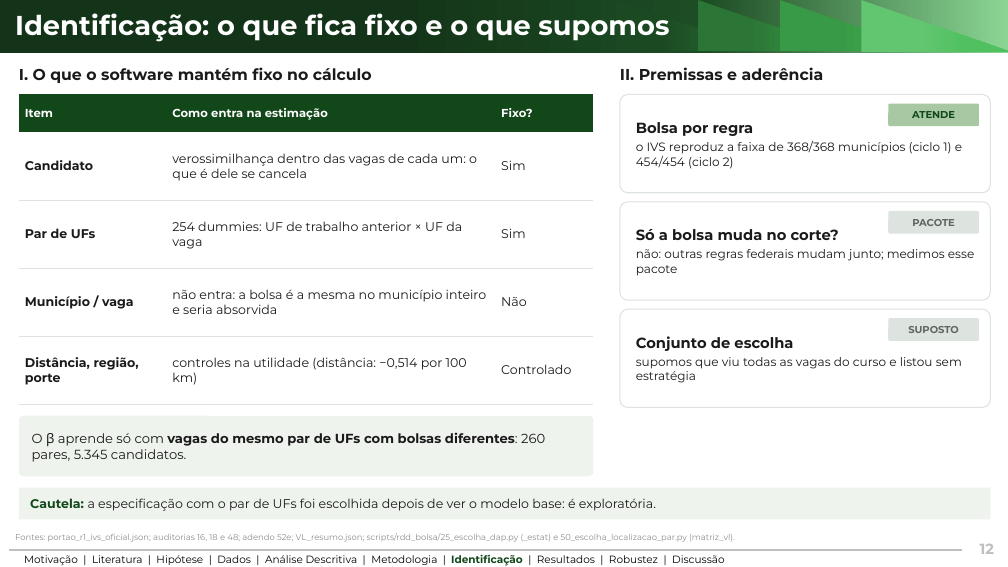
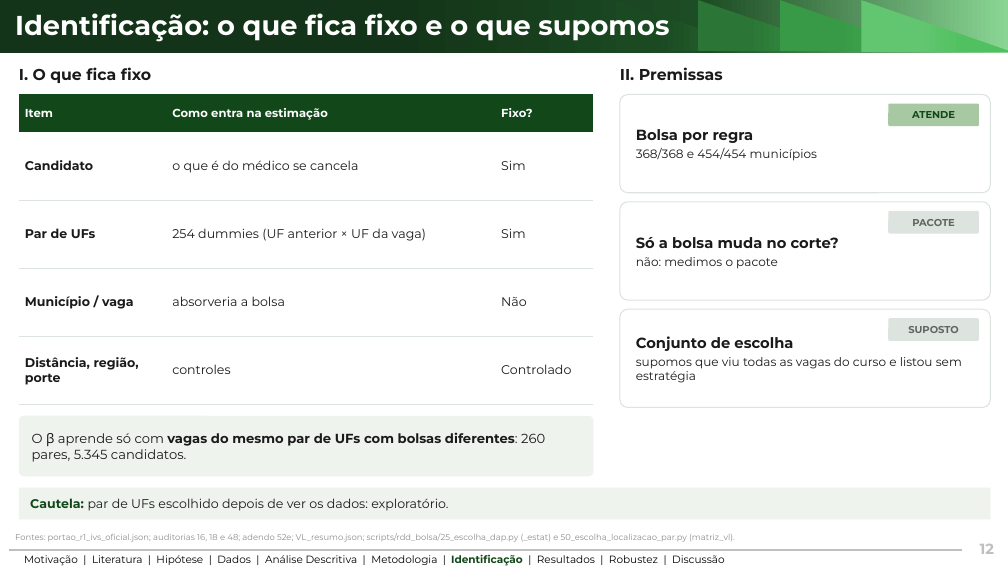
Before and after one commit to ka1victor/impact-eval-health-econ-pmme, a slide deck: slide 12 of output/apresentacao_banca_final/deck_banca_final.pptx. Drawn at 1008x567 pixels with LibreOffice and Linux fonts; fonts in the diff are those of the drawing; background and template pictures are left out. Boxes give left, top, right and bottom in pixels: in the first picture for what was removed or moved away, otherwise in the second. Text is boxed around its words. In the diff, an @@ line names an element or a change of style, - is before the commit and + after.

```diff
--- a/output/apresentacao_banca_final/deck_banca_final.pptx
+++ b/output/apresentacao_banca_final/deck_banca_final.pptx
@@ text at <box>19,67,151,83</box>: text changed @@
-I. O que o software mantém fixo no cálculo
+I. O que fica fixo
@@ text at <box>620,67,723,80</box>: text changed @@
-II. Premissas e aderência
+II. Premissas
@@ table at <box>19,95,594,405</box> @@
-row 2, column 2: verossimilhança dentro das vagas de cada um: o que é dele se cancela
+row 2, column 2: o que é do médico se cancela
-row 3, column 2: 254 dummies: UF de trabalho anterior × UF da vaga
+row 3, column 2: 254 dummies (UF anterior × UF da vaga)
-row 4, column 2: não entra: a bolsa é a mesma no município inteiro e seria absorvida
+row 4, column 2: absorveria a bolsa
-row 5, column 2: controles na utilidade (distância: −0,514 por 100 km)
+row 5, column 2: controles
@@ text in rounded rectangle at <box>636,148,817,161</box>: text changed @@
-o IVS reproduz a faixa de 368/368 municípios (ciclo 1) e 454/454 (ciclo 2)
+368/368 e 454/454 municípios
@@ text in rounded rectangle at <box>636,257,778,269</box>: text changed @@
-não: outras regras federais mudam junto; medimos esse pacote
+não: medimos o pacote
@@ text in rectangle at <box>30,498,448,511</box>: text changed @@
-Cautela: a especificação com o par de UFs foi escolhida depois de ver o modelo base: é exploratória.
+Cautela: par de UFs escolhido depois de ver os dados: exploratório.
```
Also in this commit, not shown: 13 other slides changed, 5 other files.
